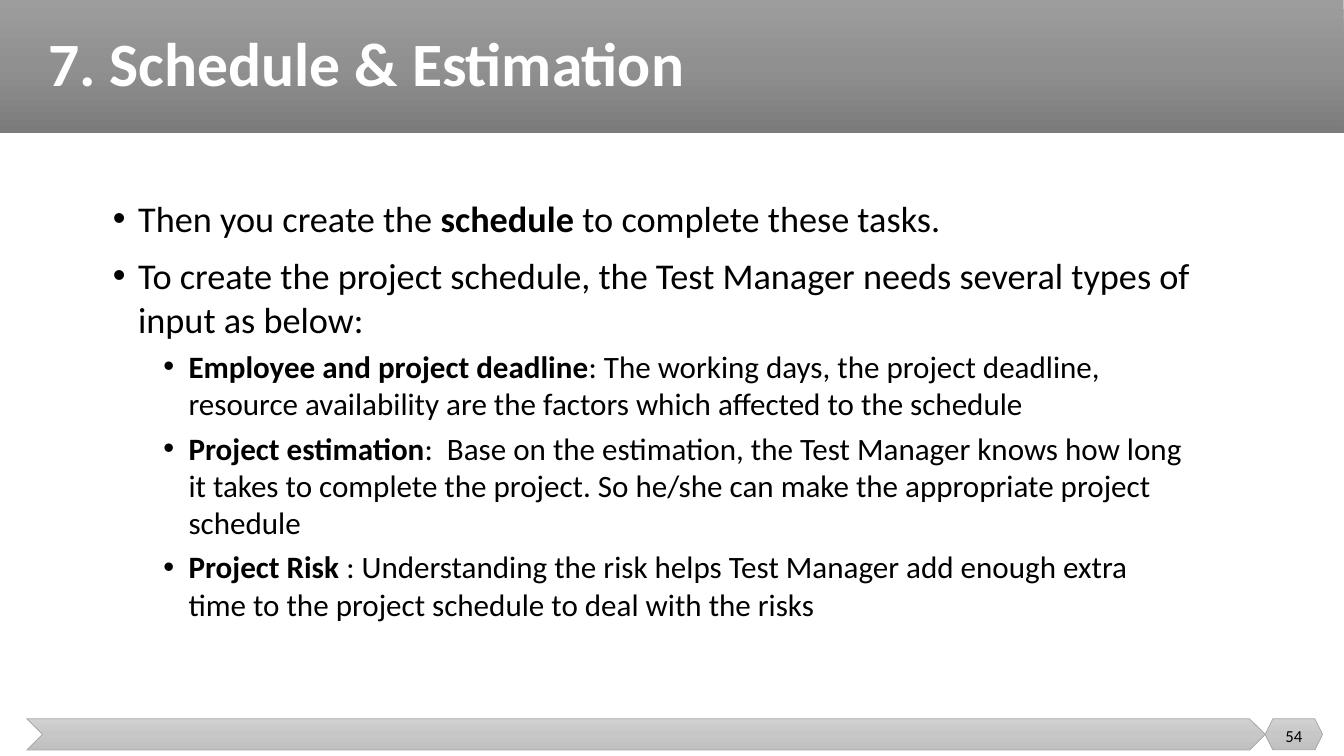
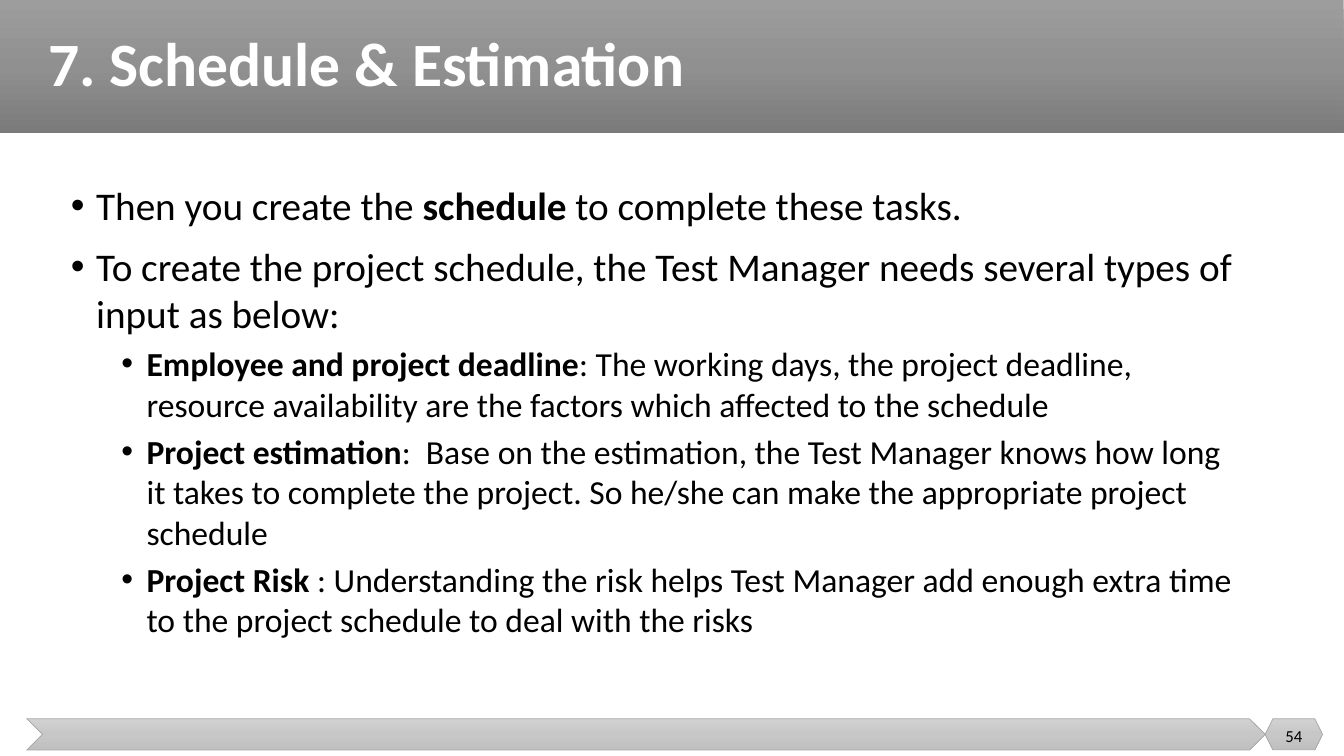
Before and after one commit to malenezi/malenezi, a slide deck: slide 54 of SE401/Lectures/5-Test Management/Test Management.pptx. Drawn at 1344x756 pixels with LibreOffice and Linux fonts; fonts in the diff are those of the drawing. Boxes give left, top, right and bottom in pixels: in the first picture for what was removed or moved away, otherwise in the second. Text is boxed around its words. In the diff, an @@ line names an element or a change of style, - is before the commit and + after.

```diff
--- a/SE401/Lectures/5-Test Management/Test Management.pptx
+++ b/SE401/Lectures/5-Test Management/Test Management.pptx
@@ text "Then you create the schedule ...": place and size @@
-text "Then you create the schedule ..." at [138, 206, 1189, 622]
+text "Then you create the schedule ..." at [96, 192, 1232, 638]
@@ text "Then you create the schedule ..." at [96, 192, 1232, 638]: size 25.9 to 28 pt in "Then you create the schedule to complete ...", "To create the project schedule, the Test ..."; size 22.2 to 24 pt in "Employee and project deadline: The working days, ...", "Project estimation: Base on the estimation, the ...", "Project Risk : Understanding the risk helps ..." @@
```
Also in this commit, not shown: 22 other slides changed.
